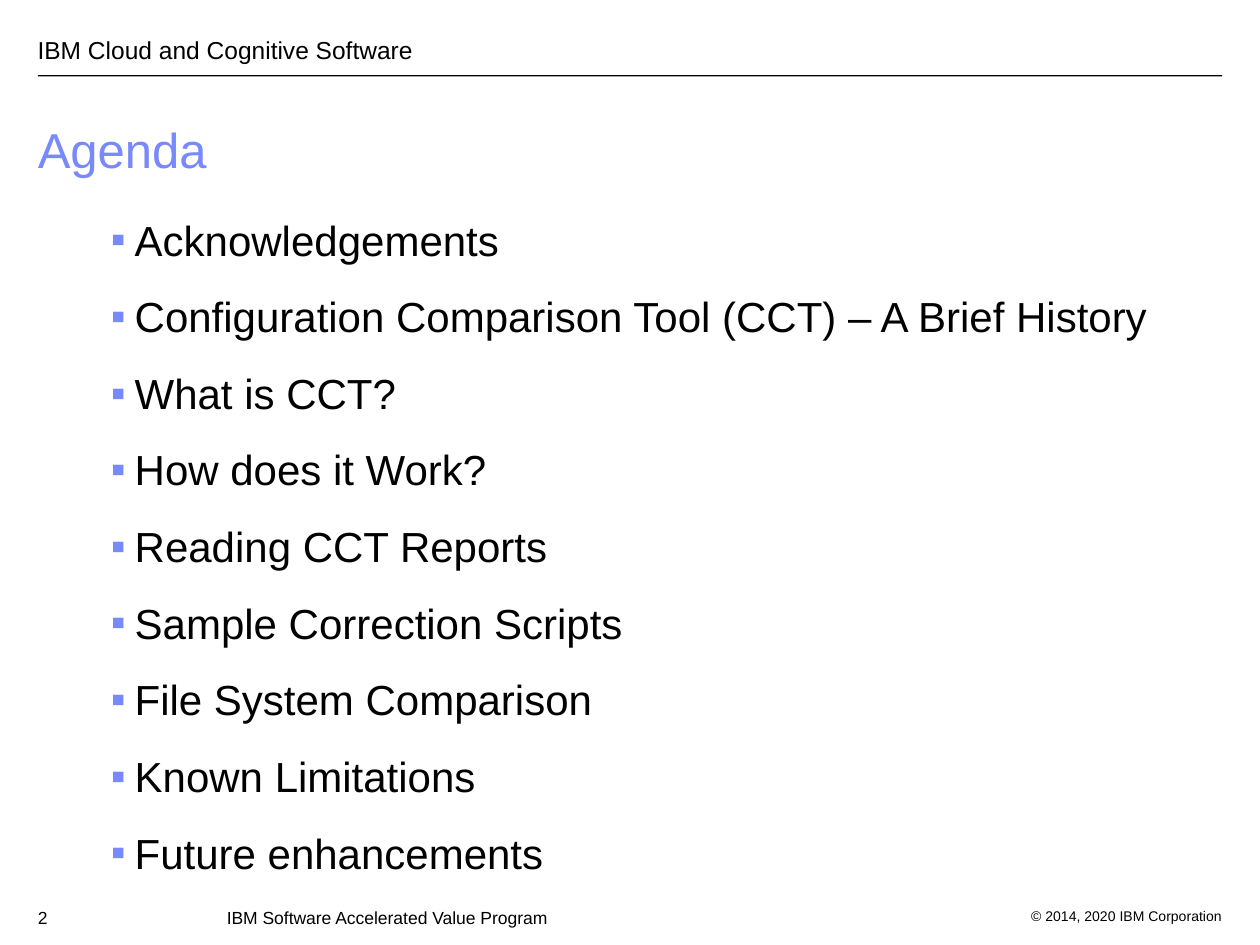
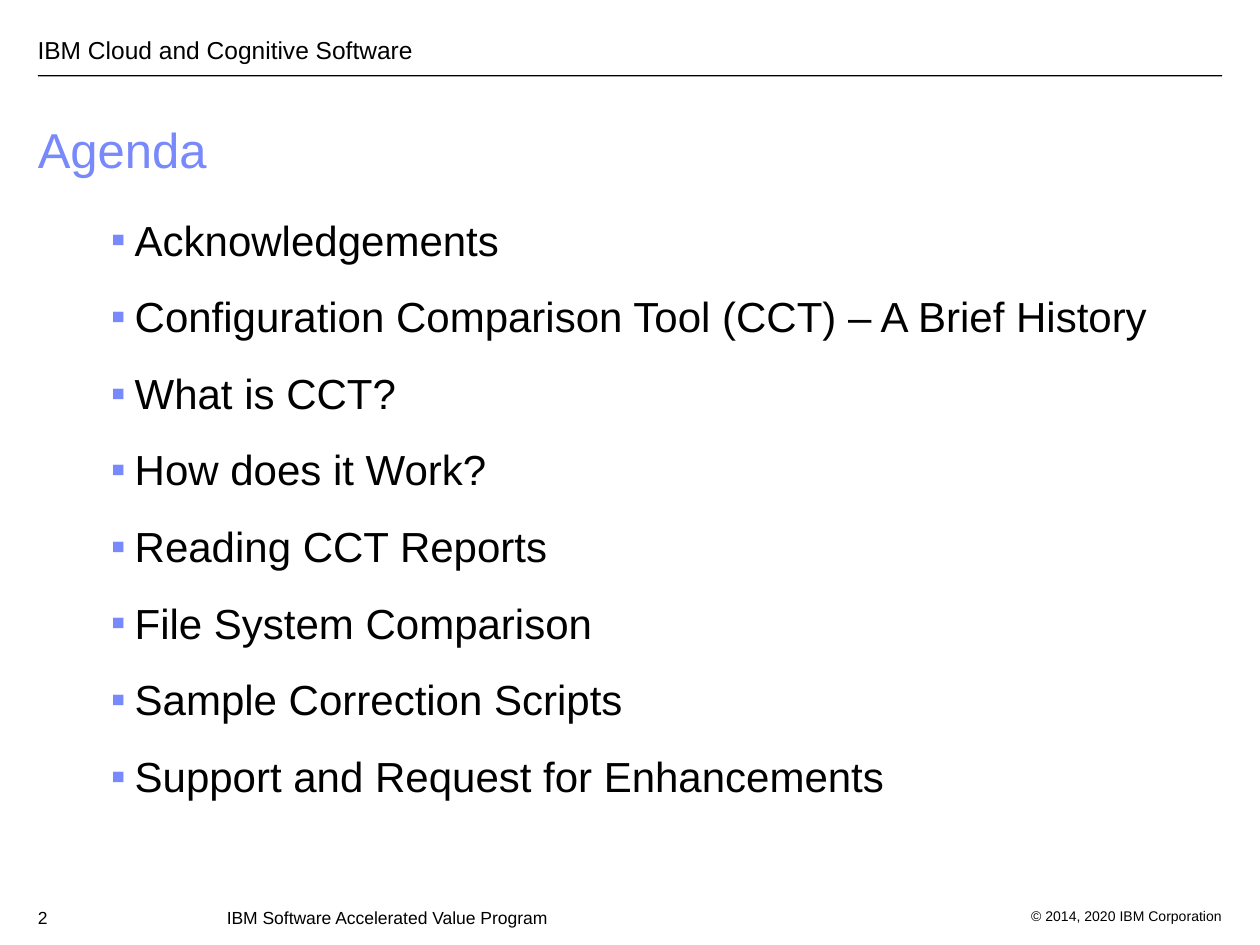
Before and after one commit to IBM/websphere-cct, a slide deck: slide 2 of WASConfigurationComparisonTool.ppt. Drawn at 1260x945 pixels with LibreOffice and Linux fonts; fonts in the diff are those of the drawing; background and template pictures are left out. Boxes give left, top, right and bottom in pixels: in the first picture for what was removed or moved away, otherwise in the second. Text is boxed around its words. In the diff, an @@ line names an element or a change of style, - is before the commit and + after.

```diff
--- a/WASConfigurationComparisonTool.ppt
+++ b/WASConfigurationComparisonTool.ppt
@@ text at [135,608,592,647]: paragraph added @@
+▪ File System Comparison
@@ text at [135,761,884,801]: text changed @@
-▪ File System Comparison
-▪ Known Limitations
-▪ Future enhancements
+▪ Support and Request for Enhancements
```
Also in this commit, not shown: 4 other slides changed, 1 slide added, 1 other file.
